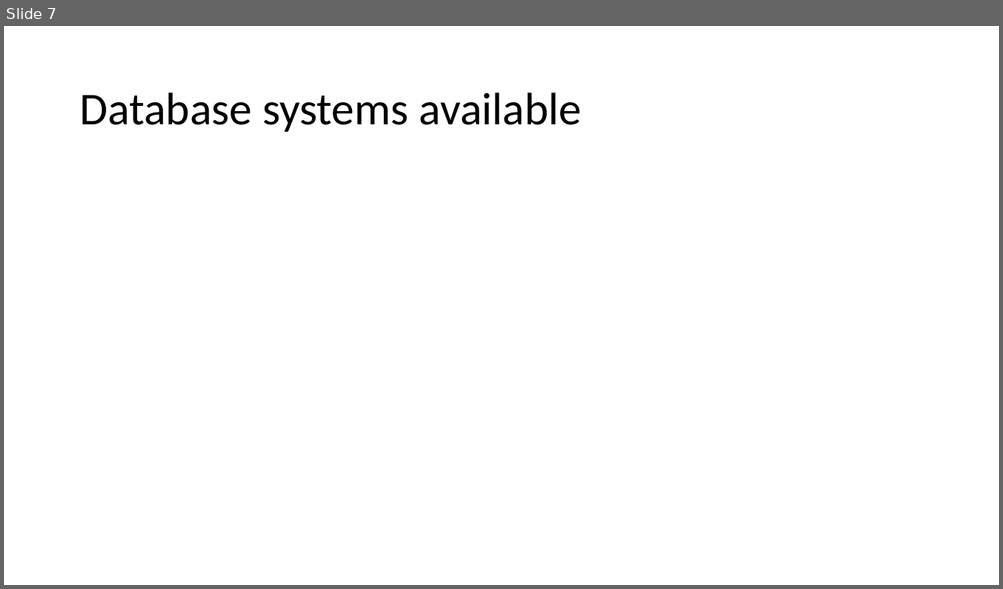
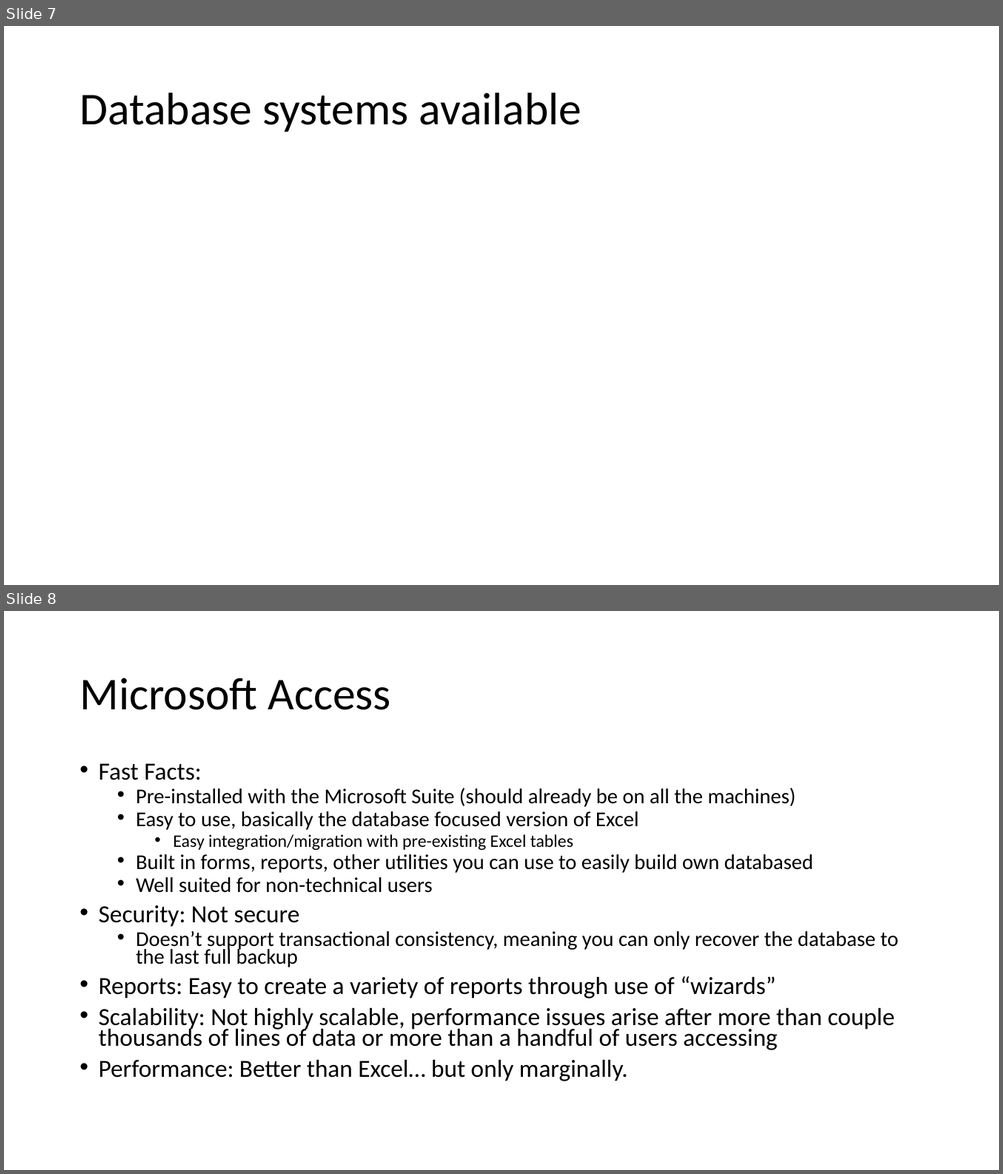
Before and after one commit to bpowley/HealthyHeartsDB, a slide deck: Documents/From Spreadsheets to Databases.pptx. Shown one above the other, each under a label of ours: slide 7 before the commit, slides 7 and 8 after it. The pictures are 1003x589 and 1003x1174 pixels, drawn with LibreOffice and Linux fonts; fonts in the diff are those of the drawing. Boxes give left, top, right and bottom in pixels: in the first picture for what was removed or moved away, otherwise in the second. Text is boxed around its words. In the diff, an @@ line names an element or a change of style, - is before the commit and + after.

Commit message:
MS Access Slide

```diff
--- a/Documents/From Spreadsheets to Databases.pptx
+++ b/Documents/From Spreadsheets to Databases.pptx
@@ slide 8 added at [4, 611, 999, 1170], background #FFFFFF @@
@@ title added at [79, 678, 391, 710], 44 pt, text #000000 @@
+Microsoft Access
@@ text added at [99, 763, 898, 1082], 20.4 pt, text #000000 @@
+• Fast Facts:
+  • Pre-installed with the Microsoft Suite (should already be on all the machines)
+  • Easy to use, basically the database focused version of Excel
+    • Easy integration/migration with pre-existing Excel tables
+  • Built in forms, reports, other utilities you can use to easily build own databased
+  • Well suited for non-technical users
+• Security: Not secure
+  • Doesn’t support transactional consistency, meaning you can only recover the database to the last full backup
+• Reports: Easy to create a variety of reports through use of “wizards”
+• Scalability: Not highly scalable, performance issues arise after more than couple thousands of lines of data or more than a handful of users accessing
+• Performance: Better than Excel… but only marginally.
```
Also in this commit, not shown: 1 other slide added, 2 slides removed, 1 other file.
